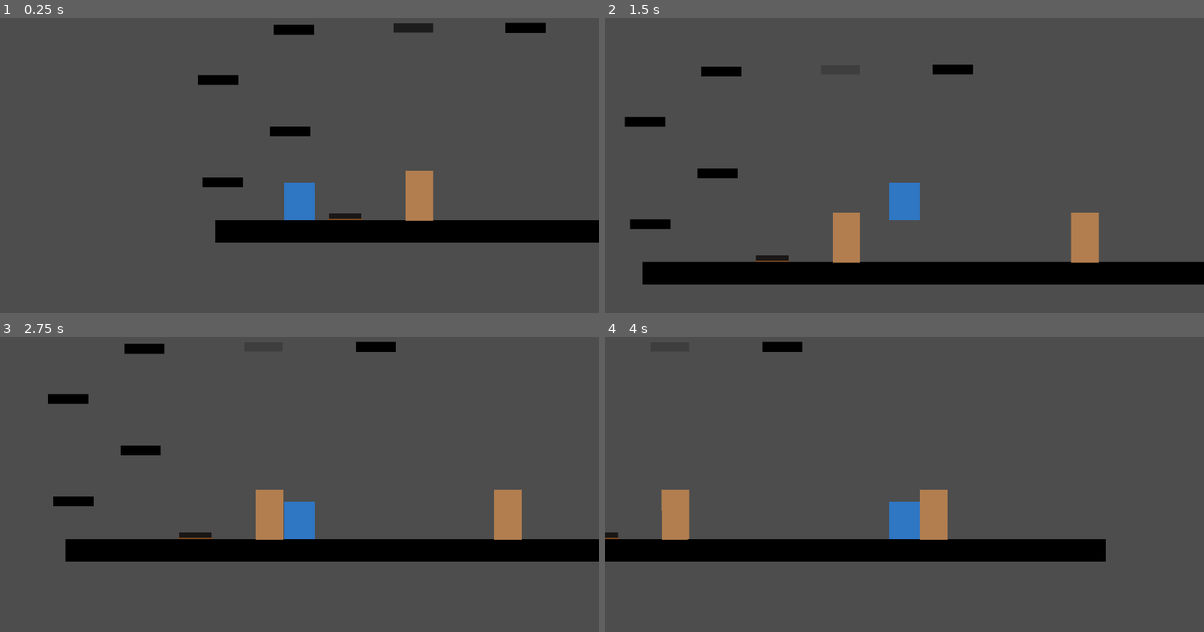
Above: before the commit, frames 1-4 (two rows, left to right).
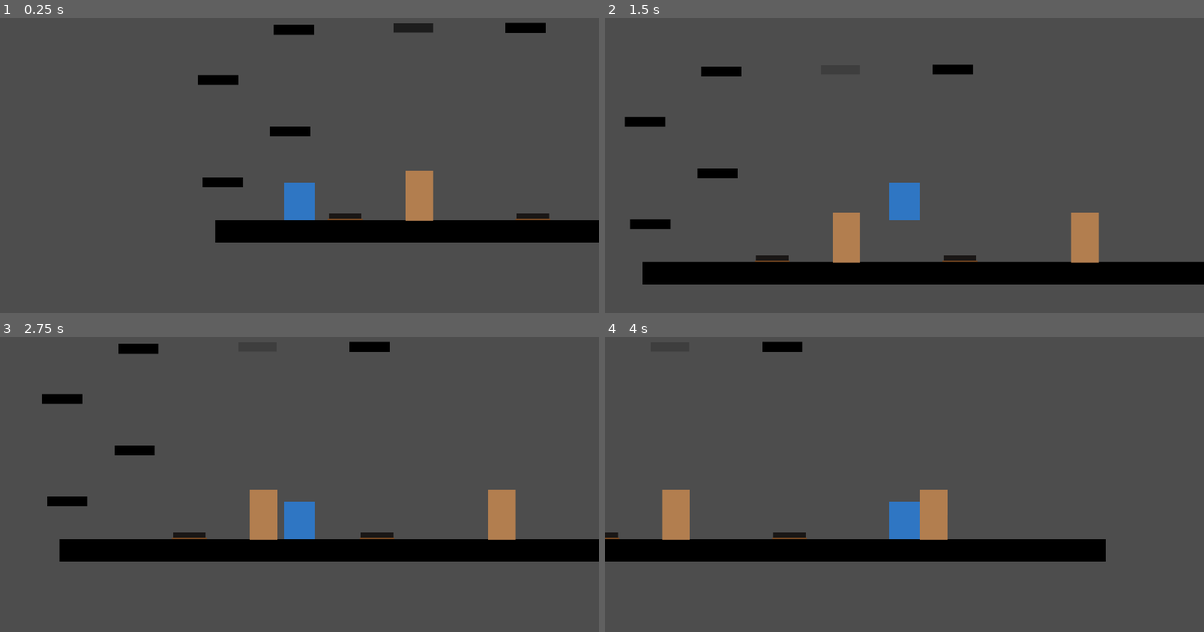
Above: after the commit, the same moments.

Repository: kaena-orb/mechanic_puzzle
Game: Godot game, scene res://test_level.tscn
Same seed, same stepped clock (60 frames per second), same inputs: the game is played once before the commit and once after it.
Inputs:
- Up to frame 1 (0.25 s): no input
- Up to frame 2 (1.5 s): tap Enter (ui_accept) at 0.5, 0.77 s; hold Right (ui_right) from 0.53 s (still down); tap K (grab) at 0.6, 1.35 s
- Up to frame 3 (2.75 s): tap Enter (ui_accept) at 1.52 s; release Right (ui_right) at 2.03 s; hold Left (ui_left) from 2.03 s (still down); tap K (grab) at 2.1 s
- Up to frame 4 (4 s): release Left (ui_left) at 2.78 s; hold Right (ui_right) from 2.78 s (still down); tap K (grab) at 2.85, 3.6 s; tap Enter (ui_accept) at 3.02, 3.77 s

The runs differ from the first frame. In frame 1, 0.1% of the frame differs, in the area x 86-92%, y 66-69%; in frame 2, 0.1%; in frame 3, 1.3%, in the area x 7-88%, y 1-77%; in frame 4, 0.2%.

Commit message:
Add multiple togglers

Diff:
--- a/platform.gd
+++ b/platform.gd
@@ -3,24 +3,27 @@
 
 @export var hiddable : bool
 @export var togglers : Array[Toggle]
+var togglers_pressed : int
 # Called when the node enters the scene tree for the first time.
 
 func _ready():
 	if hiddable:
-		disable()
+		hide_platform()
 	for toggler in togglers:
 		toggler.toggle_pressed.connect(enable)
 		toggler.toggle_released.connect(disable)
 
-
-# Called every frame. 'delta' is the elapsed time since the previous frame.
-func _process(_delta):
-	pass
-
 func enable():
-	$CollisionShape2D.set_deferred("disabled", false)
-	$AnimationPlayer.play("show")
+	togglers_pressed += 1
+	if togglers_pressed == togglers.size():
+		$CollisionShape2D.set_deferred("disabled", false)
+		$AnimationPlayer.play("show")
 
 func disable():
-	$CollisionShape2D.set_deferred("disabled", true)
-	$AnimationPlayer.play("hide")
+	togglers_pressed -= 1
+	hide_platform()
+
+func hide_platform():
+	if not $CollisionShape2D.disabled:
+		$CollisionShape2D.set_deferred("disabled", true)
+		$AnimationPlayer.play("hide")
--- a/test_level.tscn
+++ b/test_level.tscn
@@ -15,6 +15,9 @@
 
 [node name="Toggle" parent="Togglers" instance=ExtResource("5_sb12i")]
 position = Vector2(208, -1)
+
+[node name="Toggle2" parent="Togglers" instance=ExtResource("5_sb12i")]
+position = Vector2(509, -1)
 
 [node name="Floor" parent="." instance=ExtResource("2_4ptq8")]
 position = Vector2(-1, 0)
@@ -43,7 +46,7 @@
 position = Vector2(285, -317)
 scale = Vector2(0.0636941, 0.431832)
 hiddable = true
-togglers = [NodePath("../../Togglers/Toggle")]
+togglers = [NodePath("../../Togglers/Toggle"), NodePath("../../Togglers/Toggle2")]
 
 [node name="FixedPlatform6" parent="Platforms" instance=ExtResource("2_4ptq8")]
 position = Vector2(465, -317)
--- a/toggle.gd
+++ b/toggle.gd
@@ -15,8 +15,8 @@
 func add_body(body):
 	if not bodies_in_place.size():
 		$AnimationPlayer.play("press")
+		toggle_pressed.emit()
 	bodies_in_place.append(body)
-	toggle_pressed.emit()
 
 func remove_body(body):
 	bodies_in_place.erase(body)
